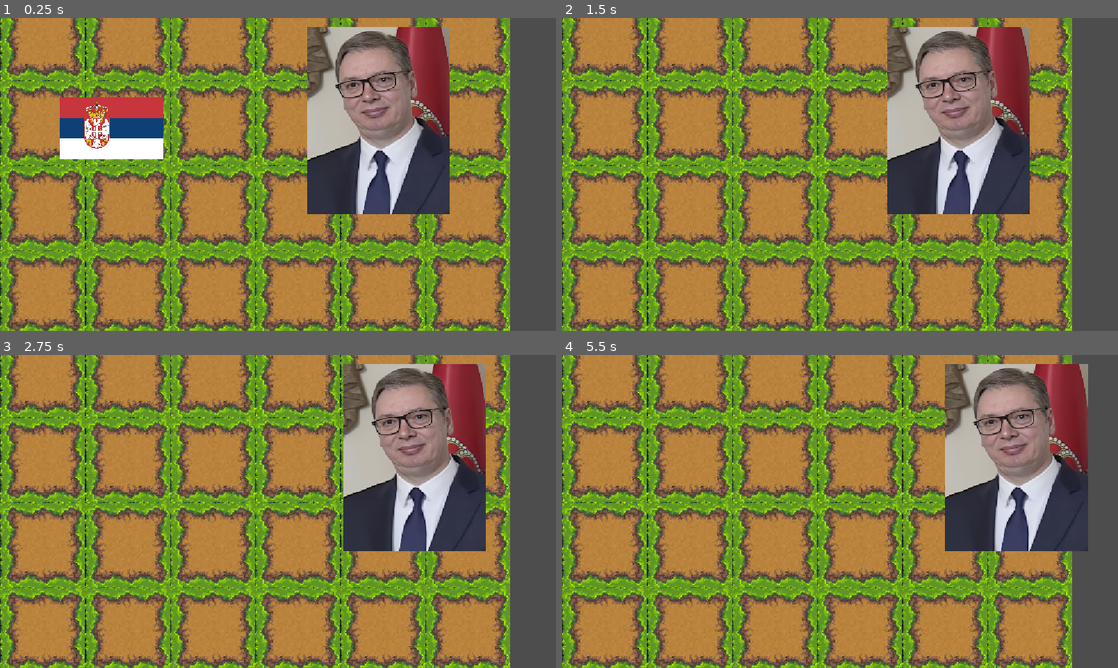
Above: before the commit, frames 1-4 (two rows, left to right).
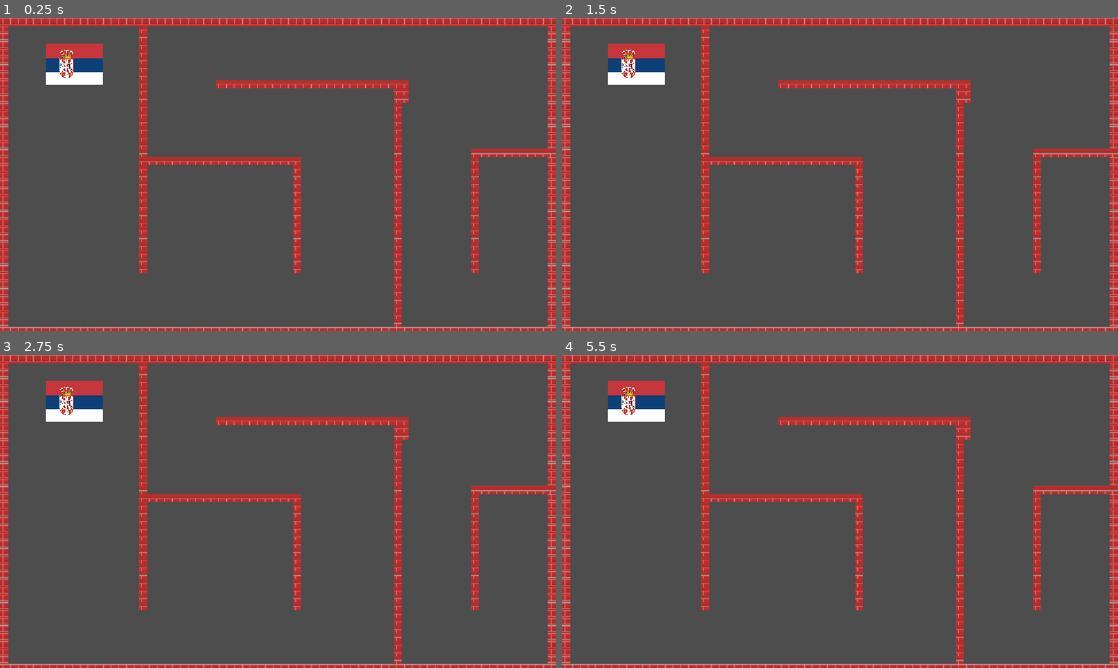
Above: after the commit, the same moments.

Repository: vladydad/Invasion_godot
Game: Godot game, scene res://Test-level.tscn
Two runs of this game, one before a commit and one after it. Both use one fixed random seed, a clock stepped at 60 frames per second and the inputs below. Before the commit the project starts from res://NPC.tscn.
Inputs:
- Up to frame 1 (0.25 s): no input
- Up to frame 2 (1.5 s): tap Enter (ui_accept) at 0.5, 0.77 s; hold Right (ui_right) from 0.53 s (still down)
- Up to frame 3 (2.75 s): tap Enter (ui_accept) at 1.52 s; release Right (ui_right) at 2.03 s; hold Left (ui_left) from 2.03 s (still down)
- Up to frame 4 (5.5 s): release Left (ui_left) at 2.78 s; hold Right (ui_right) 2.78-4.28 s; tap Enter (ui_accept) at 3.02, 3.77, 4.52 s; hold Left (ui_left) 4.28-5.03 s; hold Right (ui_right) from 5.03 s (still down)

The runs differ from the first frame. In frame 1, 89% of the frame differs, in the area x 0-100%, y 0-100%; in frame 2, 89%; in frame 3, 89%; in frame 4, 90%.

Commit message:
oasdj9sai0dsa

Diff:
--- a/invasion/project.godot
+++ b/invasion/project.godot
@@ -11,7 +11,7 @@
 [application]
 
 config/name="Invasion"
-run/main_scene="uid://dwtms15a568aa"
+run/main_scene="uid://bu2280y8r7cqd"
 config/features=PackedStringArray("4.7", "Forward Plus")
 
 [display]
